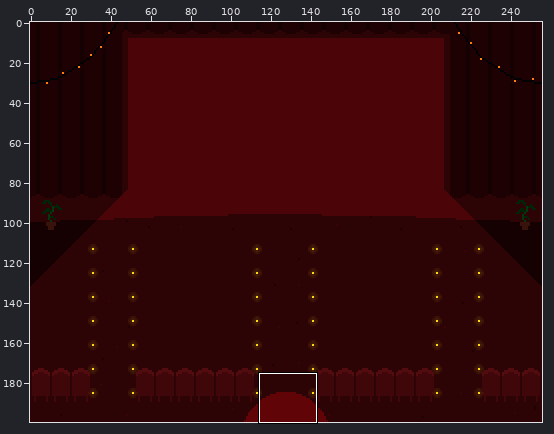
One commit to this sprite sheet: public/assets/LIFFTheater1.png. The first picture is a wide view before the edit; the outline marks the close-up.
Close-up. As it was:
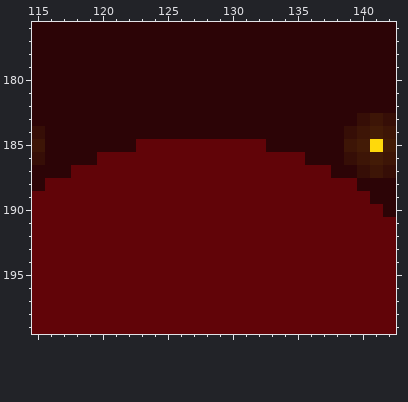
The file is 256x200 pixels. Colours within 5 levels of each other are drawn and written as one. Shown: x 115..142, y 176..199.
Now the later version:
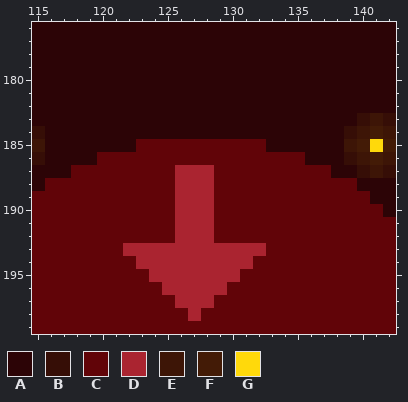
Palette (. is transparent): A #2c0406  B #360e06  C #610408  D #aa2430  E #3d1506  F #431b06  G #ffd90b
The author wrote: Theater 1 better entrance
From old to new:
The edit turns colour C into colour D in rows 187 to 192 at x 126 to 128; in row 193 at x 122 to 132; in row 194 at x 123 to 131; in row 195 at x 124 to 130; in row 196 at x 125 to 129; in row 197 at x 126 to 128.
The edit turns colour C into colour D in row 198 at x 127.
Boxes around the changes in both close-ups, in picture pixels (x1, y1, x2, y2):
changed: (123, 165, 266, 321)
